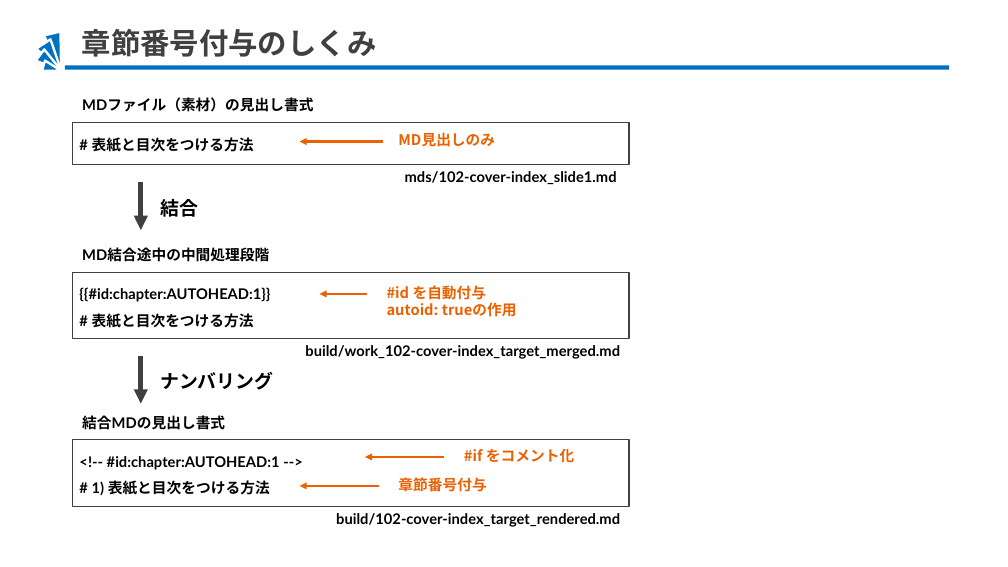
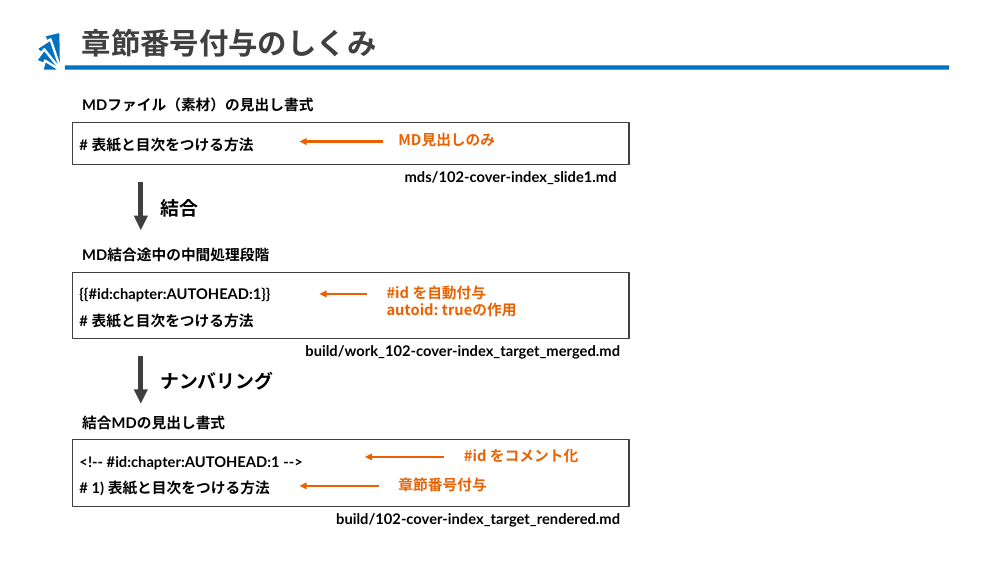
Before and after one commit to hiro77284/ppt-md-merger-samples, a slide deck: slide 5 of cases/102-cover-index/src/102-cover-index.pptx. Drawn at 1008x567 pixels with LibreOffice and Linux fonts; fonts in the diff are those of the drawing. Boxes give left, top, right and bottom in pixels: in the first picture for what was removed or moved away, otherwise in the second. Text is boxed around its words. In the diff, an @@ line names an element or a change of style, - is before the commit and + after.

```diff
--- a/cases/102-cover-index/src/102-cover-index.pptx
+++ b/cases/102-cover-index/src/102-cover-index.pptx
@@ text at bbox=[464, 449, 578, 463]: text changed @@
-#if をコメント化
+#id をコメント化
```
Also in this commit, not shown: 9 other files.
